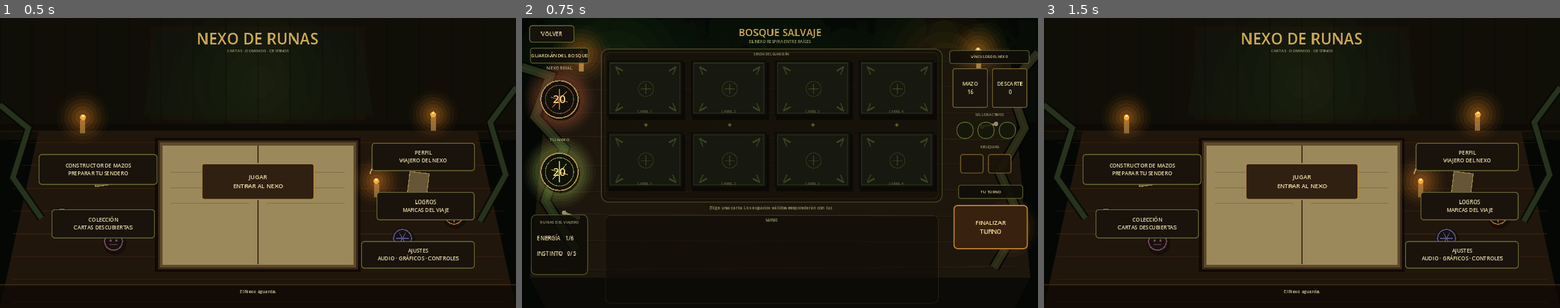
Above: before the commit, frames 1-3 (left to right).
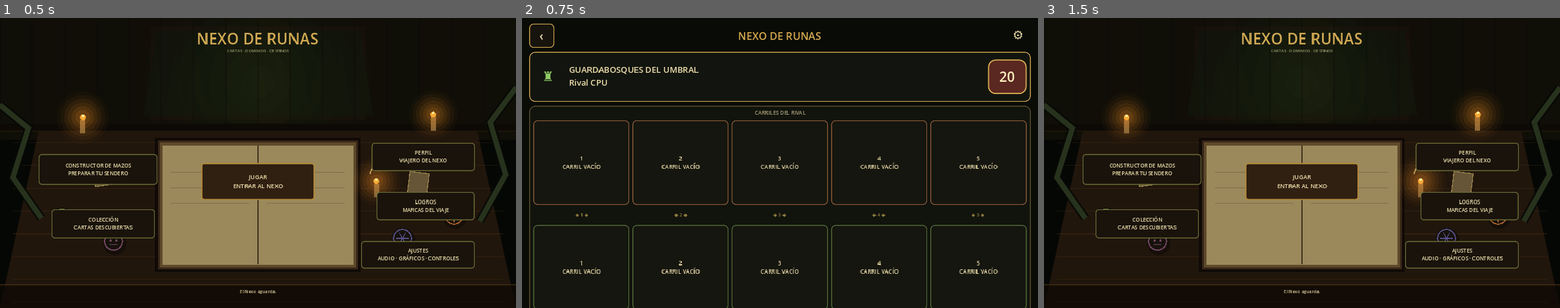
Above: after the commit, the same moments.

Repository: LoloscarPrr/Nexo-de-runas-v2
Game: Godot game, scene res://scenes/main.tscn
The game is run twice, just before and just after one commit, with the same random seed, the same clock (stepped at 60 frames per second) and the same inputs.
Inputs (mouse positions are in pixels of both pictures, inside the frame that each line leads up to):
- Up to frame 1 (0.5 s): no input
- Up to frame 2 (0.75 s): click "JUGAR ENTRAR AL NEXO" at 0.5 s
- Up to frame 3 (1.5 s): click (1074, 32) at 1.25 s, where only the run before the commit has a clickable "VOLVER"

Frame 1 is identical in both runs. In frame 2, 17% of the frame differs, in the area x 0-100%, y 2-100%; in frame 3, nothing differs.
Error before the commit: Out of bounds get index '4' (on base: 'Array') (res://scripts/ui/canonical_battle_view.gd:253)

Commit message:
Presentation: batalla vertical canónica de 5 carriles
Conecta el mockup vertical aprobado a CanonicalBattleSession con cinco carriles por lado, HUD, mano desplazable, targeting guiado por Application y feedback por eventos.

Diff:
--- a/scripts/main.gd
+++ b/scripts/main.gd
@@ -4,7 +4,7 @@
 ## La campaña legado sigue cargada para conservar saves, pero deja de dominar la UI.
 
 const CampaignViewScript = preload("res://scripts/ui/mockup_campaign_view.gd")
-const CanonicalBattleViewScript = preload("res://scripts/ui/canonical_battle_view_polished.gd")
+const CanonicalBattleViewScript = preload("res://scripts/presentation/battle/vertical_battle_view.gd")
 const MenuBackdropScript = preload("res://scripts/ui/canonical_main_menu_backdrop.gd")
 
 const INK := Color("eadca8")
@@ -17,7 +17,7 @@
 
 var menu_screen: Control
 var campaign_screen
-var battle_screen: CanonicalBattleView
+var battle_screen: Control
 var menu_status: Label
 
 func _ready() -> void:
@@ -94,10 +94,12 @@
 	_place_in(menu_screen, menu_status, Rect2(vw * 0.32, vh - 58, vw * 0.36, 34))
 
 func _start_canonical_battle() -> void:
+	DisplayServer.screen_set_orientation(DisplayServer.SCREEN_PORTRAIT)
 	battle_screen.start_battle()
 	_show(battle_screen)
 
 func _return_to_menu() -> void:
+	DisplayServer.screen_set_orientation(DisplayServer.SCREEN_LANDSCAPE)
 	_show(menu_screen)
 	_notice("El Nexo aguarda.")
 
--- /dev/null
+++ b/scripts/presentation/battle/vertical_battle_view.gd
@@ -0,0 +1,499 @@
+class_name VerticalBattleView
+extends Control
+
+signal exit_requested
+
+## Primera Presentation vertical canónica de batalla.
+## No conoce reglas del Domain: sólo consulta/ejecuta casos de uso mediante Application.
+
+const SessionScript = preload("res://scripts/application/battle/canonical_battle_session.gd")
+
+const BG := Color("090b07")
+const PANEL := Color("17140d")
+const PANEL_2 := Color("21190e")
+const GOLD := Color("d5a94f")
+const INK := Color("f0e0ad")
+const MUTED := Color("aaa078")
+const FOREST := Color("315b2a")
+const FOREST_DARK := Color("172a17")
+const ENEMY := Color("5a2721")
+const TARGET := Color("6fa83e")
+const EMPTY := Color("15160f")
+
+var session
+var _snapshot: Dictionary = {}
+var selected_hand_index := -1
+
+var enemy_lane_buttons: Array[Button] = []
+var player_lane_buttons: Array[Button] = []
+var hand_strip: HBoxContainer
+
+var rival_name_label: Label
+var rival_integrity_label: Label
+var player_integrity_label: Label
+var energy_label: Label
+var essence_label: Label
+var seals_label: Label
+var deck_label: Label
+var status_label: Label
+var event_label: Label
+var end_turn_button: Button
+var impulse_button: Button
+
+func _ready() -> void:
+	_build_view()
+	visible = false
+
+func start_battle(domain: String = "forest") -> void:
+	if session == null:
+		session = SessionScript.new()
+	selected_hand_index = -1
+	var opening: Dictionary = session.start_vs_cpu(domain)
+	_snapshot = opening.duplicate(true)
+	_render()
+	visible = true
+
+func current_snapshot() -> Dictionary:
+	return _snapshot.duplicate(true)
+
+func _build_view() -> void:
+	set_anchors_and_offsets_preset(Control.PRESET_FULL_RECT)
+
+	var background := ColorRect.new()
+	background.color = BG
+	background.set_anchors_and_offsets_preset(Control.PRESET_FULL_RECT)
+	background.mouse_filter = Control.MOUSE_FILTER_IGNORE
+	add_child(background)
+
+	var outer := MarginContainer.new()
+	outer.set_anchors_and_offsets_preset(Control.PRESET_FULL_RECT)
+	outer.add_theme_constant_override("margin_left", 18)
+	outer.add_theme_constant_override("margin_right", 18)
+	outer.add_theme_constant_override("margin_top", 14)
+	outer.add_theme_constant_override("margin_bottom", 16)
+	add_child(outer)
+
+	var root := VBoxContainer.new()
+	root.add_theme_constant_override("separation", 10)
+	outer.add_child(root)
+
+	root.add_child(_build_top_bar())
+	root.add_child(_build_rival_header())
+	root.add_child(_build_board())
+	root.add_child(_build_hud())
+	root.add_child(_build_hand())
+	root.add_child(_build_footer())
+
+func _build_top_bar() -> Control:
+	var bar := HBoxContainer.new()
+	bar.custom_minimum_size = Vector2(0, 56)
+	bar.add_theme_constant_override("separation", 8)
+
+	var back := Button.new()
+	back.text = "‹"
+	back.custom_minimum_size = Vector2(62, 54)
+	back.focus_mode = Control.FOCUS_NONE
+	back.add_theme_font_size_override("font_size", 30)
+	back.add_theme_color_override("font_color", INK)
+	back.add_theme_stylebox_override("normal", _style(PANEL, GOLD, 2, 10))
+	back.pressed.connect(func(): exit_requested.emit())
+	bar.add_child(back)
+
+	var title := _label("NEXO DE RUNAS", 26, GOLD, HORIZONTAL_ALIGNMENT_CENTER)
+	title.size_flags_horizontal = Control.SIZE_EXPAND_FILL
+	bar.add_child(title)
+
+	var menu := Label.new()
+	menu.text = "⚙"
+	menu.horizontal_alignment = HORIZONTAL_ALIGNMENT_CENTER
+	menu.vertical_alignment = VERTICAL_ALIGNMENT_CENTER
+	menu.custom_minimum_size = Vector2(62, 54)
+	menu.add_theme_font_size_override("font_size", 28)
+	menu.add_theme_color_override("font_color", INK)
+	bar.add_child(menu)
+	return bar
+
+func _build_rival_header() -> Control:
+	var frame := PanelContainer.new()
+	frame.custom_minimum_size = Vector2(0, 124)
+	frame.add_theme_stylebox_override("panel", _style(Color("12150f"), GOLD, 2, 14))
+	var row := HBoxContainer.new()
+	row.add_theme_constant_override("separation", 12)
+	frame.add_child(row)
+
+	var crest := _label("♜", 34, Color("8fcb65"), HORIZONTAL_ALIGNMENT_CENTER)
+	crest.custom_minimum_size = Vector2(76, 0)
+	row.add_child(crest)
+
+	rival_name_label = _label("GUARDABOSQUES DEL UMBRAL\nRival CPU", 21, INK, HORIZONTAL_ALIGNMENT_LEFT)
+	rival_name_label.size_flags_horizontal = Control.SIZE_EXPAND_FILL
+	row.add_child(rival_name_label)
+
+	rival_integrity_label = _badge("20", ENEMY, 34)
+	rival_integrity_label.custom_minimum_size = Vector2(96, 86)
+	row.add_child(rival_integrity_label)
+	return frame
+
+func _build_board() -> Control:
+	var frame := PanelContainer.new()
+	frame.size_flags_vertical = Control.SIZE_EXPAND_FILL
+	frame.custom_minimum_size = Vector2(0, 540)
+	frame.add_theme_stylebox_override("panel", _style(Color("11130d"), Color("5d512e"), 2, 14))
+
+	var board := VBoxContainer.new()
+	board.add_theme_constant_override("separation", 8)
+	frame.add_child(board)
+
+	var enemy_title := _label("CARRILES DEL RIVAL", 13, MUTED, HORIZONTAL_ALIGNMENT_CENTER)
+	board.add_child(enemy_title)
+	var enemy_row := HBoxContainer.new()
+	enemy_row.add_theme_constant_override("separation", 8)
+	board.add_child(enemy_row)
+	for lane in range(5):
+		var lane_index := lane
+		var button := _lane_button(lane, "enemy")
+		button.pressed.connect(func(): _on_lane_pressed("enemy", lane_index))
+		enemy_lane_buttons.append(button)
+		enemy_row.add_child(button)
+
+	var nexus := HBoxContainer.new()
+	nexus.custom_minimum_size = Vector2(0, 34)
+	for lane in range(5):
+		var mark := _label("◆ %d ◆" % (lane + 1), 12, Color("8c7a3c"), HORIZONTAL_ALIGNMENT_CENTER)
+		mark.size_flags_horizontal = Control.SIZE_EXPAND_FILL
+		nexus.add_child(mark)
+	board.add_child(nexus)
+
+	var player_row := HBoxContainer.new()
+	player_row.add_theme_constant_override("separation", 8)
+	board.add_child(player_row)
+	for lane in range(5):
+		var lane_index := lane
+		var button := _lane_button(lane, "player")
+		button.pressed.connect(func(): _on_lane_pressed("player", lane_index))
+		player_lane_buttons.append(button)
+		player_row.add_child(button)
+
+	var player_title := _label("TUS CARRILES", 13, MUTED, HORIZONTAL_ALIGNMENT_CENTER)
+	board.add_child(player_title)
+	return frame
+
+func _build_hud() -> Control:
+	var frame := PanelContainer.new()
+	frame.custom_minimum_size = Vector2(0, 138)
+	frame.add_theme_stylebox_override("panel", _style(PANEL_2, Color("72582c"), 2, 12))
+	var grid := GridContainer.new()
+	grid.columns = 4
+	grid.add_theme_constant_override("h_separation", 6)
+	grid.add_theme_constant_override("v_separation", 4)
+	frame.add_child(grid)
+
+	energy_label = _hud_cell("ENERGÍA RÚNICA\n1/1", Color("72df73"))
+	essence_label = _hud_cell("ESENCIA\n0", Color("e2bc5a"))
+	seals_label = _hud_cell("SELLOS 0/3\nRELIQUIAS 0/2", Color("b8d783"))
+	deck_label = _hud_cell("MAZO 16\nDESCARTE 0", INK)
+	grid.add_child(energy_label)
+	grid.add_child(essence_label)
+	grid.add_child(seals_label)
+	grid.add_child(deck_label)
+	return frame
+
+func _build_hand() -> Control:
+	var frame := PanelContainer.new()
+	frame.custom_minimum_size = Vector2(0, 310)
+	frame.add_theme_stylebox_override("panel", _style(Color("0f100b"), Color("4f4427"), 2, 14))
+	var stack := VBoxContainer.new()
+	stack.add_theme_constant_override("separation", 6)
+	frame.add_child(stack)
+
+	var title := _label("MANO", 16, GOLD, HORIZONTAL_ALIGNMENT_CENTER)
+	stack.add_child(title)
+
+	var scroll := ScrollContainer.new()
+	scroll.size_flags_vertical = Control.SIZE_EXPAND_FILL
+	scroll.horizontal_scroll_mode = ScrollContainer.SCROLL_MODE_AUTO
+	scroll.vertical_scroll_mode = ScrollContainer.SCROLL_MODE_DISABLED
+	stack.add_child(scroll)
+
+	hand_strip = HBoxContainer.new()
+	hand_strip.add_theme_constant_override("separation", 10)
+	hand_strip.size_flags_horizontal = Control.SIZE_EXPAND_FILL
+	scroll.add_child(hand_strip)
+	return frame
+
+func _build_footer() -> Control:
+	var footer := HBoxContainer.new()
+	footer.custom_minimum_size = Vector2(0, 116)
+	footer.add_theme_constant_override("separation", 10)
+
+	var player_badge := VBoxContainer.new()
+	player_badge.custom_minimum_size = Vector2(126, 0)
+	var you := _label("TÚ", 14, MUTED, HORIZONTAL_ALIGNMENT_CENTER)
+	player_badge.add_child(you)
+	player_integrity_label = _badge("20", FOREST, 34)
+	player_integrity_label.size_flags_vertical = Control.SIZE_EXPAND_FILL
+	player_badge.add_child(player_integrity_label)
+	footer.add_child(player_badge)
+
+	var messages := VBoxContainer.new()
+	messages.size_flags_horizontal = Control.SIZE_EXPAND_FILL
+	status_label = _label("El Nexo aguarda tu jugada.", 15, INK, HORIZONTAL_ALIGNMENT_CENTER)
+	status_label.autowrap_mode = TextServer.AUTOWRAP_WORD_SMART
+	status_label.size_flags_vertical = Control.SIZE_EXPAND_FILL
+	messages.add_child(status_label)
+	event_label = _label("", 11, MUTED, HORIZONTAL_ALIGNMENT_CENTER)
+	messages.add_child(event_label)
+	footer.add_child(messages)
+
+	impulse_button = Button.new()
+	impulse_button.text = "+1\nIMPULSO"
+	impulse_button.custom_minimum_size = Vector2(96, 0)
+	impulse_button.focus_mode = Control.FOCUS_NONE
+	impulse_button.add_theme_font_size_override("font_size", 12)
+	impulse_button.add_theme_stylebox_override("normal", _style(Color("243327"), Color("77a86a"), 2, 10))
+	impulse_button.pressed.connect(_on_impulse_pressed)
+	footer.add_child(impulse_button)
+
+	end_turn_button = Button.new()
+	end_turn_button.text = "FINALIZAR\nTURNO"
+	end_turn_button.custom_minimum_size = Vector2(220, 0)
+	end_turn_button.focus_mode = Control.FOCUS_NONE
+	end_turn_button.add_theme_font_size_override("font_size", 21)
+	end_turn_button.add_theme_color_override("font_color", Color("fff0b0"))
+	end_turn_button.add_theme_stylebox_override("normal", _style(Color("1c4b22"), Color("b8a340"), 3, 12))
+	end_turn_button.add_theme_stylebox_override("pressed", _style(Color("173818"), GOLD, 3, 12))
+	end_turn_button.pressed.connect(_on_end_turn_pressed)
+	footer.add_child(end_turn_button)
+	return footer
+
+func _render() -> void:
+	if _snapshot.is_empty():
+		return
+	rival_integrity_label.text = str(_snapshot.get("enemy_integrity", 0))
+	player_integrity_label.text = str(_snapshot.get("player_integrity", 0))
+	energy_label.text = "ENERGÍA RÚNICA\n%d/%d" % [int(_snapshot.get("energy_current", 0)), int(_snapshot.get("energy_capacity", 0))]
+	essence_label.text = "%s\n%d/%d" % [str(_snapshot.get("essence_name", "ESENCIA")).to_upper(), int(_snapshot.get("essence_current", 0)), int(_snapshot.get("essence_max", 0))]
+	seals_label.text = "SELLOS %d/3\nRELIQUIAS %d/2" % [Array(_snapshot.get("active_seals", [])).size(), Array(_snapshot.get("active_relics", [])).size()]
+	deck_label.text = "MAZO %d\nDESCARTE %d" % [int(_snapshot.get("draw_count", 0)), Array(_snapshot.get("discard", [])).size()]
+	impulse_button.visible = bool(_snapshot.get("impulse_available", false))
+	end_turn_button.disabled = str(_snapshot.get("result", "ongoing")) != "ongoing"
+	_refresh_lanes()
+	_rebuild_hand()
+	if not str(_snapshot.get("message", "")).is_empty():
+		status_label.text = str(_snapshot.get("message", ""))
+
+func _refresh_lanes() -> void:
+	var enemy_units: Array = _snapshot.get("enemy_lanes", [])
+	var player_units: Array = _snapshot.get("player_lanes", [])
+	for lane in range(5):
+		var enemy_unit = enemy_units[lane] if lane < enemy_units.size() else null
+		var player_unit = player_units[lane] if lane < player_units.size() else null
+		var enemy_valid: bool = selected_hand_index >= 0 and bool(session.can_target_enemy_lane(selected_hand_index, lane))
+		var player_valid: bool = selected_hand_index >= 0 and bool(session.can_target_player_lane(selected_hand_index, lane))
+		_set_lane_state(enemy_lane_buttons[lane], lane, "enemy", enemy_unit, enemy_valid)
+		_set_lane_state(player_lane_buttons[lane], lane, "player", player_unit, player_valid)
+
+func _rebuild_hand() -> void:
+	for child in hand_strip.get_children():
+		child.queue_free()
+	var hand: Array = _snapshot.get("hand", [])
+	for index in range(hand.size()):
+		var card: Dictionary = session.hand_card_definition(index)
+		var button := Button.new()
+		button.name = "HandCard%d" % index
+		button.custom_minimum_size = Vector2(178, 252)
+		button.focus_mode = Control.FOCUS_NONE
+		button.text = _card_text(card)
+		button.add_theme_font_size_override("font_size", 14)
+		button.add_theme_color_override("font_color", INK)
+		var selected := index == selected_hand_index
+		button.add_theme_stylebox_override("normal", _style(Color("252014") if not selected else Color("314527"), GOLD if selected else Color("75602f"), 3 if selected else 2, 12))
+		button.add_theme_stylebox_override("hover", _style(Color("302919"), GOLD, 3, 12))
+		var hand_index := index
+		button.pressed.connect(func(): _on_hand_card_pressed(hand_index))
+		hand_strip.add_child(button)
+
+func _on_hand_card_pressed(index: int) -> void:
+	if session == null:
+		return
+	if selected_hand_index == index:
+		selected_hand_index = -1
+		status_label.text = "Selección cancelada."
+		_render()
+		return
+	selected_hand_index = index
+	var card: Dictionary = session.hand_card_definition(index)
+	status_label.text = "%s seleccionada." % str(card.get("name", "Carta"))
+	var has_legal_target := false
+	for lane in range(int(_snapshot.get("lane_count", 5))):
+		has_legal_target = has_legal_target or bool(session.can_target_player_lane(index, lane)) or bool(session.can_target_enemy_lane(index, lane))
+	var card_type := str(card.get("type", ""))
+	if (card_type == "rite" or card_type == "seal" or card_type == "relic") and not has_legal_target:
+		var result: Dictionary = session.play_hand_card(index, -1)
+		if bool(result.get("ok", false)):
+			selected_hand_index = -1
+		_apply_result(result)
+		return
+	_render()
+
+func _on_lane_pressed(side: String, lane: int) -> void:
+	if selected_hand_index < 0:
+		var info: Dictionary = session.inspect_unit(side, lane)
+		if info.is_empty():
+			status_label.text = "Carril %d vacío." % (lane + 1)
+		else:
+			var unit: Dictionary = info.get("unit", {})
+			status_label.text = "%s · %d ATQ · %d SAL" % [str(unit.get("name", "Unidad")), int(unit.get("attack", 0)), int(unit.get("hp", 0))]
+		return
+	var valid: bool = bool(session.can_target_player_lane(selected_hand_index, lane)) if side == "player" else bool(session.can_target_enemy_lane(selected_hand_index, lane))
+	if not valid:
+		status_label.text = "Ese carril no es un objetivo legal."
+		return
+	var result: Dictionary = session.play_hand_card(selected_hand_index, lane)
+	if bool(result.get("ok", false)):
+		selected_hand_index = -1
+	_apply_result(result)
+
+func _on_end_turn_pressed() -> void:
+	if session == null:
+		return
+	selected_hand_index = -1
+	var result: Dictionary = session.end_round()
+	_apply_result(result)
+
+func _on_impulse_pressed() -> void:
+	if session == null:
+		return
+	var result: Dictionary = session.use_impulse()
+	_apply_result(result)
+
+func _apply_result(result: Dictionary) -> void:
+	if result.has("snapshot"):
+		var next_snapshot: Dictionary = result.get("snapshot", {})
+		_snapshot = next_snapshot.duplicate(true)
+	status_label.text = str(result.get("message", ""))
+	_consume_events(Array(result.get("events", [])))
+	_render()
+
+func _consume_events(events: Array) -> void:
+	if events.is_empty():
+		event_label.text = ""
+		return
+	var readable: Array[String] = []
+	for event in events.slice(maxi(0, events.size() - 3), events.size()):
+		var event_dict: Dictionary = event
+		readable.append(_event_name(str(event_dict.get("type", ""))))
+	event_label.text = " · ".join(readable)
+	var last: Dictionary = events[events.size() - 1]
+	var payload: Dictionary = last.get("payload", {})
+	var lane := int(payload.get("target_lane", payload.get("lane", -1)))
+	var side := str(payload.get("target_side", payload.get("side", "")))
+	if lane >= 0 and lane < 5 and (side == "player" or side == "enemy"):
+		_pulse_lane(side, lane)
+
+func _pulse_lane(side: String, lane: int) -> void:
+	var buttons: Array[Button] = player_lane_buttons if side == "player" else enemy_lane_buttons
+	if lane < 0 or lane >= buttons.size():
+		return
+	var button: Button = buttons[lane]
+	var tween := create_tween()
+	tween.tween_property(button, "modulate", Color(1.35, 1.15, 0.65, 1.0), 0.08)
+	tween.tween_property(button, "modulate", Color.WHITE, 0.18)
+
+func _set_lane_state(button: Button, lane: int, side: String, unit, valid_target: bool) -> void:
+	var occupied := unit != null
+	if occupied:
+		var u: Dictionary = unit
+		button.text = "%d\n%s\n%d ATQ · %d SAL" % [lane + 1, str(u.get("name", "UNIDAD")), int(u.get("attack", 0)), int(u.get("hp", 0))]
+	else:
+		button.text = "%d\nCARRIL VACÍO" % (lane + 1)
+	var base := ENEMY if side == "enemy" else FOREST_DARK
+	if not occupied:
+		base = EMPTY
+	var border := TARGET if valid_target else (Color("8f5c3a") if side == "enemy" else Color("556d39"))
+	button.add_theme_stylebox_override("normal", _style(base, border, 4 if valid_target else 2, 10))
+	button.add_theme_stylebox_override("hover", _style(base.lightened(0.08), TARGET if valid_target else GOLD, 3, 10))
+	button.add_theme_color_override("font_color", Color("eff0d0") if valid_target else INK)
+
+func _lane_button(lane: int, side: String) -> Button:
+	var button := Button.new()
+	button.name = "%sLane%d" % [side.capitalize(), lane + 1]
+	button.size_flags_horizontal = Control.SIZE_EXPAND_FILL
+	button.custom_minimum_size = Vector2(0, 210)
+	button.focus_mode = Control.FOCUS_NONE
+	button.text = "%d\nCARRIL VACÍO" % (lane + 1)
+	button.add_theme_font_size_override("font_size", 14)
+	button.add_theme_stylebox_override("normal", _style(EMPTY, Color("4e4c2d"), 2, 10))
+	return button
+
+func _card_text(card: Dictionary) -> String:
+	if card.is_empty():
+		return "CARTA"
+	var lines: Array[String] = []
+	lines.append("◈ %d" % int(card.get("cost", 0)))
+	lines.append(str(card.get("name", "CARTA")))
+	if str(card.get("type", "")) == "creature":
+		lines.append("%d ATQ  ·  %d SAL" % [int(card.get("attack", 0)), int(card.get("health", 0))])
+	else:
+		lines.append(str(card.get("type", "")).to_upper())
+	var keywords := ""
+	for keyword in Array(card.get("keywords", [])):
+		if not keywords.is_empty():
+			keywords += " · "
+		keywords += str(keyword).replace("_", " ")
+	if not keywords.is_empty():
+		lines.append(keywords)
+	return "\n".join(lines)
+
+func _event_name(code: String) -> String:
+	match code:
+		"CARD_PLAYED": return "Carta jugada"
+		"ABILITY_TRIGGERED": return "Habilidad"
+		"EFFECT_APPLIED": return "Efecto"
+		"UNIT_DIED": return "Unidad destruida"
+		"RESOURCE_GAINED": return "Recurso ganado"
+		"RESOURCE_SPENT": return "Recurso gastado"
+		"TURN_STARTED": return "Nuevo turno"
+		"BATTLE_ENDED": return "Fin de batalla"
+		_: return code.replace("_", " ").capitalize()
+
+func _hud_cell(text_value: String, accent: Color) -> Label:
+	var label := _label(text_value, 15, accent, HORIZONTAL_ALIGNMENT_CENTER)
+	label.size_flags_horizontal = Control.SIZE_EXPAND_FILL
+	label.size_flags_vertical = Control.SIZE_EXPAND_FILL
+	label.custom_minimum_size = Vector2(0, 112)
+	label.add_theme_stylebox_override("normal", _style(Color("17140e"), Color(accent.r, accent.g, accent.b, 0.55), 1, 8))
+	return label
+
+func _badge(text_value: String, color: Color, font_size: int) -> Label:
+	var label := _label(text_value, font_size, Color("fff0bf"), HORIZONTAL_ALIGNMENT_CENTER)
+	label.add_theme_stylebox_override("normal", _style(color, GOLD, 3, 18))
+	return label
+
+func _label(text_value: String, font_size: int, color: Color, alignment: HorizontalAlignment) -> Label:
+	var label := Label.new()
+	label.text = text_value
+	label.horizontal_alignment = alignment
+	label.vertical_alignment = VERTICAL_ALIGNMENT_CENTER
+	label.add_theme_font_size_override("font_size", font_size)
+	label.add_theme_color_override("font_color", color)
+	label.mouse_filter = Control.MOUSE_FILTER_IGNORE
+	return label
+
+func _style(bg: Color, border: Color, width: int, radius: int) -> StyleBoxFlat:
+	var style := StyleBoxFlat.new()
+	style.bg_color = bg
+	style.border_color = border
+	style.border_width_left = width
+	style.border_width_top = width
+	style.border_width_right = width
+	style.border_width_bottom = width
+	style.corner_radius_top_left = radius
+	style.corner_radius_top_right = radius
+	style.corner_radius_bottom_left = radius
+	style.corner_radius_bottom_right = radius
+	style.content_margin_left = 10
+	style.content_margin_right = 10
+	style.content_margin_top = 8
+	style.content_margin_bottom = 8
+	return style
--- /dev/null
+++ b/tests/vertical_battle_presentation_test.gd
@@ -0,0 +1,55 @@
+extends SceneTree
+
+const ViewScript = preload("res://scripts/presentation/battle/vertical_battle_view.gd")
+
+var failures := 0
+var view
+
+func _initialize() -> void:
+	view = ViewScript.new()
+	root.add_child(view)
+	call_deferred("_run_checks")
+
+func check(condition: bool, message: String) -> void:
+	if not condition:
+		push_error(message)
+		failures += 1
+
+func _run_checks() -> void:
+	await process_frame
+	await process_frame
+	view.start_battle("forest")
+	await process_frame
+
+	var opening: Dictionary = view.current_snapshot()
+	check(opening.get("lane_count", 0) == 5, "Vertical Presentation consumes five canonical lanes")
+	check(view.player_lane_buttons.size() == 5, "Vertical Presentation renders five player lane controls")
+	check(view.enemy_lane_buttons.size() == 5, "Vertical Presentation renders five enemy lane controls")
+	check(view.hand_strip.get_child_count() == 4, "Vertical Presentation renders the four-card opening hand")
+	check(opening.get("player_integrity", 0) == 20 and opening.get("enemy_integrity", 0) == 20, "Vertical Presentation starts at 20/20 Integrity")
+	check(str(opening.get("essence_name", "")) == "Instinto", "Forest vertical HUD consumes the canonical essence name")
+	check(view.end_turn_button != null, "Vertical Presentation exposes the canonical end-turn action")
+
+	# The first Forest starter card costs one Energy and is a creature. Playing it
+	# through the view proves Presentation -> Application -> Domain wiring.
+	view._on_hand_card_pressed(0)
+	await process_frame
+	check(view.selected_hand_index == 0, "Selecting a creature keeps it pending for lane targeting")
+	check(view.session.can_target_player_lane(0, 4), "Application marks the fifth player lane as a legal target")
+	view._on_lane_pressed("player", 4)
+	await process_frame
+	var after_play: Dictionary = view.current_snapshot()
+	var player_lanes: Array = after_play.get("player_lanes", [])
+	check(player_lanes.size() == 5 and player_lanes[4] != null, "Vertical Presentation can play a real card into lane five")
+	check(Array(after_play.get("hand", [])).size() == 3, "Successful vertical play removes the card from hand")
+	check(after_play.get("energy_current", -1) == 0, "Successful vertical play pays canonical Energy")
+	check(not view.event_label.text.is_empty(), "Vertical Presentation consumes battle events for visual feedback")
+
+	view._on_end_turn_pressed()
+	await process_frame
+	var after_round: Dictionary = view.current_snapshot()
+	check(after_round.get("turn", 0) == 2, "Vertical end-turn action advances a complete player/CPU round")
+	check(view.hand_strip.get_child_count() == Array(after_round.get("hand", [])).size(), "Scrollable hand stays synchronized after the round")
+
+	print("Vertical battle Presentation checks: %d failures" % failures)
+	quit(1 if failures else 0)
Not shown, changed: .github/workflows/android-build.yml
Not shown, changed: specs/001-core-reconstruction/tasks.md
